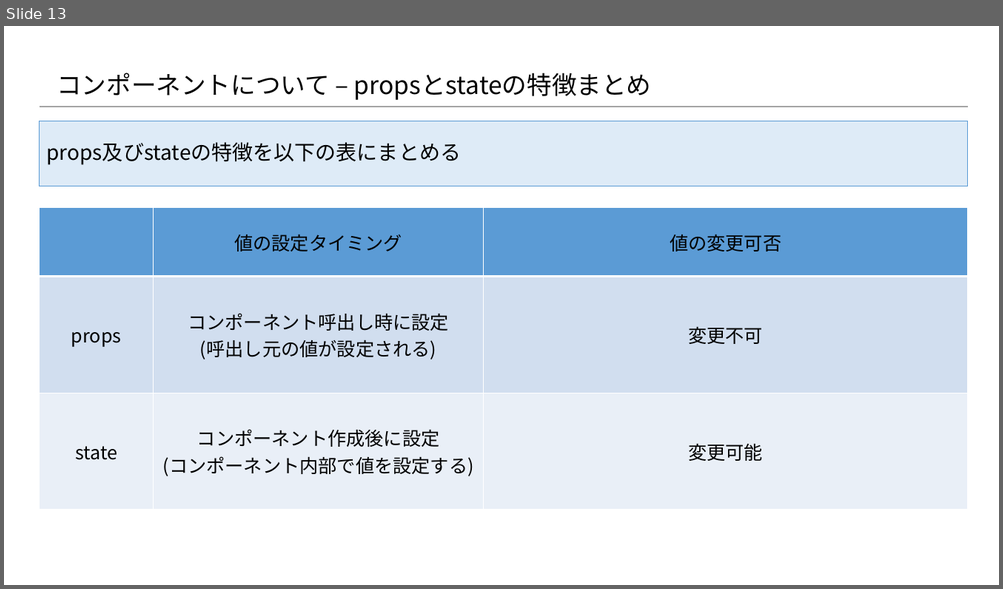
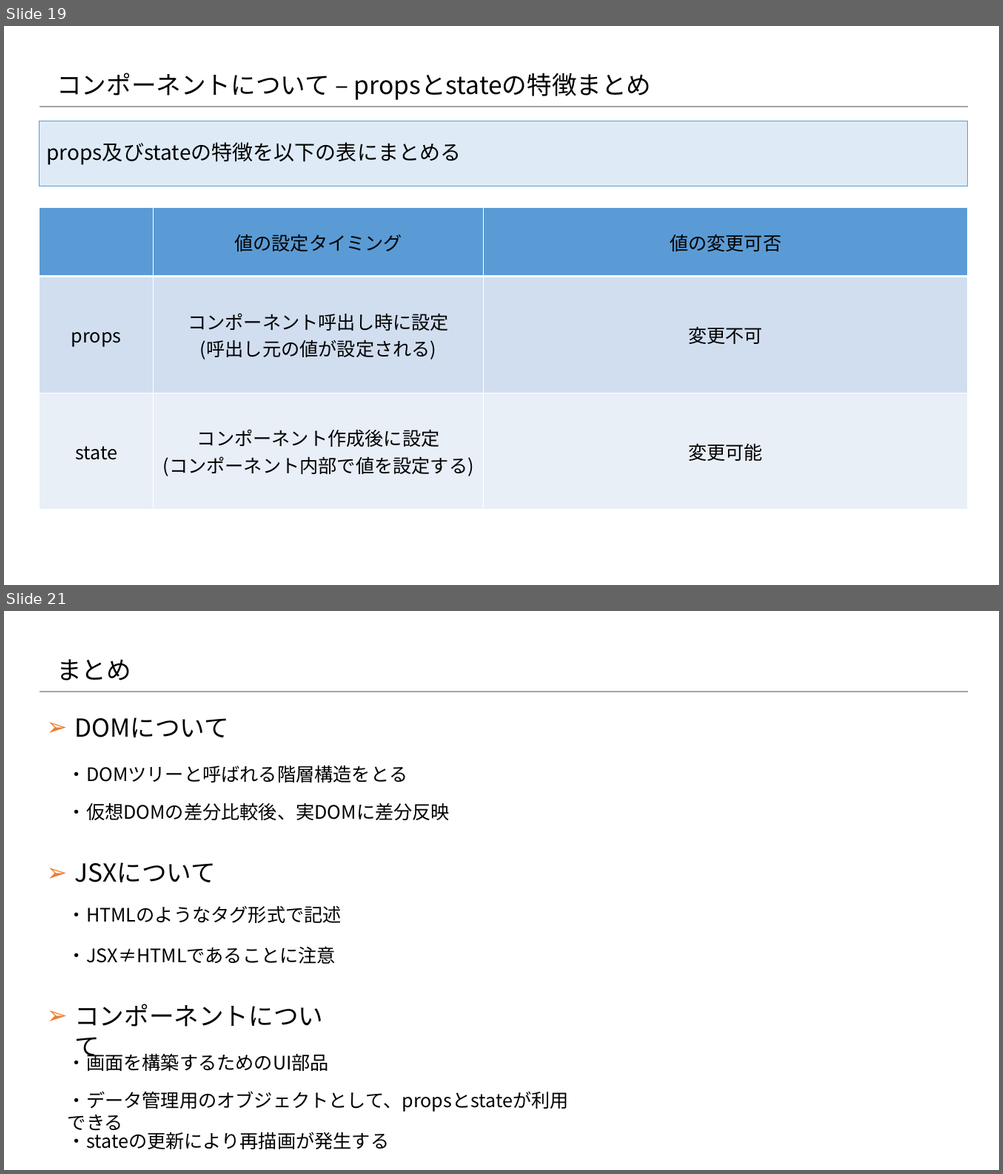
Before and after one commit to konnpeitoon/diary, a slide deck: doc/01_勉強会/01_勉強会資料/20180719_勉強会/02.資料/Reactの基礎知識 .pptx. Shown one above the other, each under a label of ours: slide 13 before the commit, slides 19 and 21 after it; the slides between them are not shown. The pictures are 1003x589 and 1003x1174 pixels, drawn with LibreOffice and Linux fonts; fonts in the diff are those of the drawing; background and template pictures are left out. Boxes give left, top, right and bottom in pixels: in the first picture for what was removed or moved away, otherwise in the second. Text is boxed around its words. In the diff, an @@ line names an element or a change of style, - is before the commit and + after.

Commit message:
プレゼン資料 更新

```diff
--- a/doc/01_勉強会/01_勉強会資料/20180719_勉強会/02.資料/Reactの基礎知識 .pptx
+++ b/doc/01_勉強会/01_勉強会資料/20180719_勉強会/02.資料/Reactの基礎知識 .pptx
@@ slide 21 added at [4, 611, 999, 1170], background #FFFFFF; not listed: 1 template element that a slide beside it also shows @@
@@ title added at [57, 659, 131, 681], 24 pt, text #000000 @@
+まとめ
@@ text added at [74, 718, 229, 738], 24 pt, text #000000 @@
+➢ DOMについて
@@ text added at [68, 765, 408, 783], 18 pt, text #000000 @@
+・DOMツリーと呼ばれる階層構造をとる
@@ text added at [68, 803, 449, 820], 18 pt, text #000000 @@
+・仮想DOMの差分比較後、実DOMに差分反映
@@ text added at [74, 863, 216, 883], 24 pt, text #000000 @@
+➢ JSXについて
@@ text added at [68, 906, 341, 923], 18 pt, text #000000 @@
+・HTMLのようなタグ形式で記述
@@ text added at [68, 946, 336, 964], 18 pt, text #000000 @@
+・JSX≠HTMLであることに注意
@@ text added at [74, 1004, 323, 1027], 24 pt, text #000000 @@
+➢ コンポーネントについて
@@ text added at [68, 1051, 329, 1071], 18 pt, text #000000 @@
+・画面を構築するためのUI部品
@@ text added at [68, 1091, 569, 1112], 18 pt, text #000000 @@
+・データ管理用のオブジェクトとして、propsとstateが利用できる
@@ text added at [68, 1130, 390, 1150], 18 pt, text #000000 @@
+・stateの更新により再描画が発生する
@@ what was slide 13 is now slide 19 @@
```
Also in this commit, not shown: 9 slides changed, 9 other slides added, 3 slides removed.
